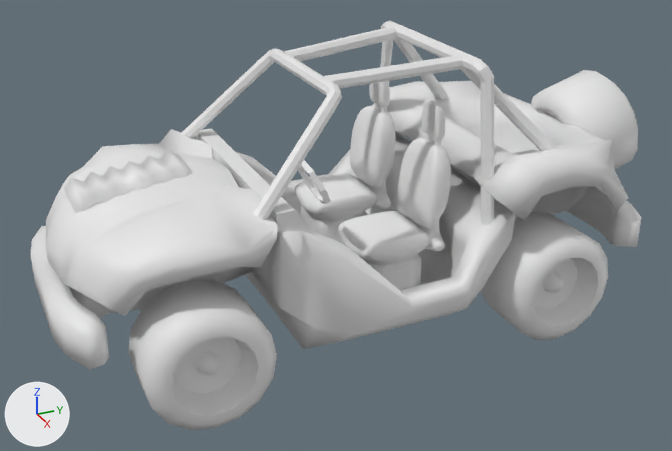
Two versions of the Blender file trunk/media/models/vehicles/jeep/jeep.blend, one commit apart.
Both versions are drawn from a 50 mm lens placed at (13.65, -6.08, 8.46), pointed at (0.08, 0.02, 1.68). The axes (+X, +Y, +Z) are drawn at lower left. The lights are the same throughout.
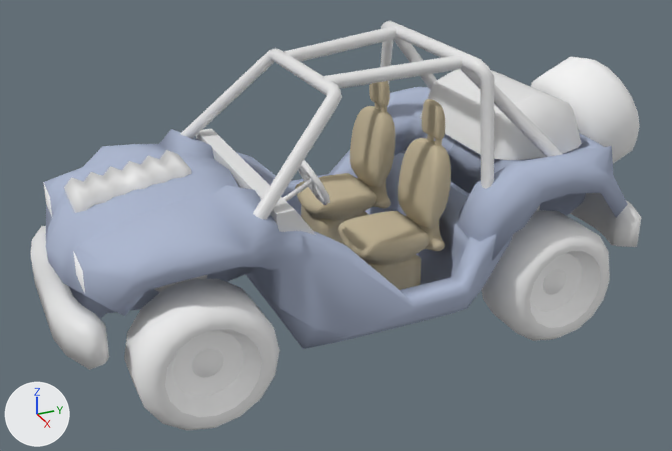
Edits to the bpy script that builds the scene:
```text
Add mat_material_002:
    mat_material_002 = diffuse_material('Material.002')
    mat_material_002.base_color = (0.427, 0.485, 0.636)  # blue #afb9d1
Change me_circle:
    used by ob_circle; location = (0.97, -0.84, 2.96); rotation_euler = (2.043, 0.0, 0.0), in degrees (117, 0, 0); scale = (0.446, 0.446, 0.446)
    remove me_circle.from_pydata(...)  # 32 vertices, 32 faces; spans x -1.0..1.0, y -1.0..1.0, z -0.2..0.0
    add me_circle.from_pydata(...)  # 97 vertices, 99 faces; spans x -0.92..0.92, y -0.92..0.92, z -0.2..1.16
    me_circle part 3: 32 vertices removed from x -1.0..1.0, y -1.0..1.0, z -0.2..0.0; 97 vertices added at x -0.92..0.92, y -0.92..0.92, z -0.2..1.16
    me_circle part 4: the surface is now shaded smooth
Change me_cylinder_005:
    used by ob_cylinder_003; location = (0.0, 5.24, 2.72); rotation_euler = (1.267, 0.0, 3.142), in degrees (73, 0, 180)
    remove me_cylinder_005.from_pydata(...)  # 162 vertices, 176 faces; spans x -1.0..1.0, y -1.0..1.0, z -0.67..0.67
    add me_cylinder_005.from_pydata(...)  # 162 vertices, 176 faces; spans x -1.09..1.09, y -1.09..1.09, z -0.6..0.6
    me_cylinder_005 part 1: 162 vertices removed from x -1.0..1.0, y -1.0..1.0, z -0.67..0.67; 162 vertices added at x -1.09..1.09, y -1.09..1.09, z -0.6..0.6
    add me_cylinder_005.materials.append(mat_wheel)  # white #f3f3f3
Change me_cylinder_004:
    used by ob_cylinder_002; location = (0.01, 1.65, 4.15); rotation_euler = (0.495, 0.0, 0.0), in degrees (28, 0, 0)
    remove me_cylinder_004.from_pydata(...)  # 117 vertices, 120 faces; spans x 0.0..2.11, y -4.05..1.01, z -1.85..1.44
    add me_cylinder_004.from_pydata(...)  # 112 vertices, 80 faces; spans x 0.0..2.11, y -4.05..1.01, z -1.85..1.44
    me_cylinder_004 part 5: 80 kept faces spanning x 0.0..2.11, y -4.05..1.01, z -1.85..1.44 are now shaded smooth
Change me_cube_005:
    where me_cube_005.from_pydata(...)  # 298 vertices, 294 faces; spans x -3.35..0.58, y -2.93..3.92, z -2.48..0.76
    remove me_cube_005.materials.append(mat_material)  # white #e7e7e7
    add me_cube_005.materials.append(mat_seat)  # beige #c2b598
Change me_cube:
    used by ob_cube; location = (0.0, -0.29, 1.35); rotation_euler = (1.571, 0.0, 0.0), in degrees (90, 0, 0)
    remove me_cube.from_pydata(...)  # 203 vertices, 174 faces, 6 loose edges; spans x -0.01..2.73, y -0.69..1.95, z -5.22..4.56
    add me_cube.from_pydata(...)  # 206 vertices, 181 faces, 6 loose edges; spans x -0.09..2.73, y -0.69..1.85, z -5.22..4.56
    me_cube part 6: the loose piece of 64 vertices spanning x -0.01..2.52, y 0.22..1.95, z -5.22..-2.03 is rebuilt with 69 vertices and now spans x -0.09..2.52, y -0.29..1.83, z -5.22..-1.78, in mat_material_002 (blue #afb9d1)
    me_cube part 7: 13 vertices moved from x -0.01..1.92, y -0.26..1.34, z 1.26..4.54 to x 0.0..1.83, y -0.26..1.34, z 1.26..4.54; 5 vertices removed from x 0.01..2.25, y 0.16..1.39, z 1.49..1.79; 3 vertices added at x 0.0..0.85, y 0.56..1.38, z 1.49..1.56
    me_cube part 8: 107 faces spanning x 0.0..2.73, y -0.69..1.85, z -2.55..4.56 switch from no material to mat_material_002 (blue #afb9d1)
    me_cube part 9: 1 face spanning x 1.1..1.79, y 0.82..1.21, z 4.28..4.29 switches from no material to mat_light (white #ffffff)
    add me_cube.materials.append(mat_light)  # white #ffffff
Change me_cylinder:
    used by ob_cylinder; location = (0.0, -3.03, 0.94); rotation_euler = (1.571, 0.0, 1.571), in degrees (90, 0, 90)
    remove me_cylinder.from_pydata(...)  # 324 vertices, 352 faces; spans x -1.0..1.0, y -1.0..1.0, z -2.65..2.67
    add me_cylinder.from_pydata(...)  # 162 vertices, 176 faces; spans x 0.93..3.11, y -0.4..1.78, z 1.4..2.61
    me_cylinder part 2: 162 vertices removed from x -1.0..1.0, y -1.0..1.0, z 1.34..2.67; 162 vertices added at x 0.93..3.11, y -0.4..1.78, z 1.4..2.61
    add me_cylinder.materials.append(mat_wheel)  # white #f3f3f3
    add me_cylinder.materials.append(mat_wheelring)  # white #ffffff
Change ob_cylinder_003:
    ob_cylinder_003.location: (0.0, 5.24, 2.72) -> (-0.02, 5.21, 2.96)
    ob_cylinder_003.rotation_euler: (1.267, 0.0, 3.142) -> (1.138, 0.0, 3.142)  # degrees (73, 0, 180) -> degrees (65, 0, 180)
Change ob_cylinder_001:
    ob_cylinder_001: bpy.data.objects.new('Cylinder.001', me_cylinder_001) -> bpy.data.objects.new('Cylinder.001', me_cylinder)
    ob_cylinder_001.location: (0.0, 3.1, 0.94) -> (0.0, -5.05, 0.25)
    add _m = ob_cylinder_001.modifiers.new('Mirror', 'MIRROR')
    add _m.use_axis = (False, False, True)
Change ob_cylinder:
    ob_cylinder.location: (0.0, -3.03, 0.94) -> (0.0, 1.12, 0.25)
    add _m = ob_cylinder.modifiers.new('Mirror', 'MIRROR')
    add _m.use_axis = (False, False, True)
Add ob_sphere:
    ob_sphere = bpy.data.objects.new('Sphere', me_sphere)  # 42 vertices, 36 faces; spans x -1.0..1.0, y -0.5..0.5, z -1.56..1.56; modifiers EDGE_SPLIT
    ob_sphere.location = (0.0, 3.3, 3.46)
    ob_sphere.rotation_euler = (1.571, 0.0, 1.571)  # degrees (90, 0, 90)
```

What differs and where, as boxes (x1, y1, x2, y2) in the pictures (672 x 451 px; the box of a moved part takes in the faces that stretch with it):
'Cube', reshaped
    before: (46, 81, 628, 349)
    after: (43, 87, 628, 349)
'Cylinder.001', reshaped, moved, modifiers changed
    before: (481, 213, 608, 340)
    after: (124, 279, 280, 430)
'Cylinder', reshaped, moved, modifiers changed
    before: (128, 280, 277, 430)
    after: (482, 210, 610, 341)
'Cube.003', recoloured (white to beige)
    both: (295, 81, 451, 290)
'Sphere', added
    after: (420, 69, 582, 160)
'Cylinder.003', reshaped, moved, turned
    before: (531, 70, 638, 170)
    after: (531, 57, 639, 163)
'Circle', reshaped
    before: (298, 160, 331, 204)
    after: (283, 160, 330, 205)
part 2 of me_cylinder, moved or reshaped
    before: (128, 280, 277, 430)
    after: (124, 210, 610, 430)
part 3 of me_circle, built on
    before: (298, 161, 331, 204)
    after: (283, 161, 330, 205)
part 5 of me_cylinder_004, shading changed
    both: (180, 33, 557, 220)
part 6 of me_cube, rebuilt
    before: (372, 81, 628, 221)
    after: (387, 87, 628, 260)
part 7 of me_cube, moved or reshaped
    before: (46, 167, 278, 309)
    after: (44, 167, 271, 309)
part 8 of me_cube, recoloured (white to blue)
    both: (46, 129, 512, 349)
part 9 of me_cube, recoloured
    before: (69, 250, 113, 297)
    after: (43, 182, 85, 293)
